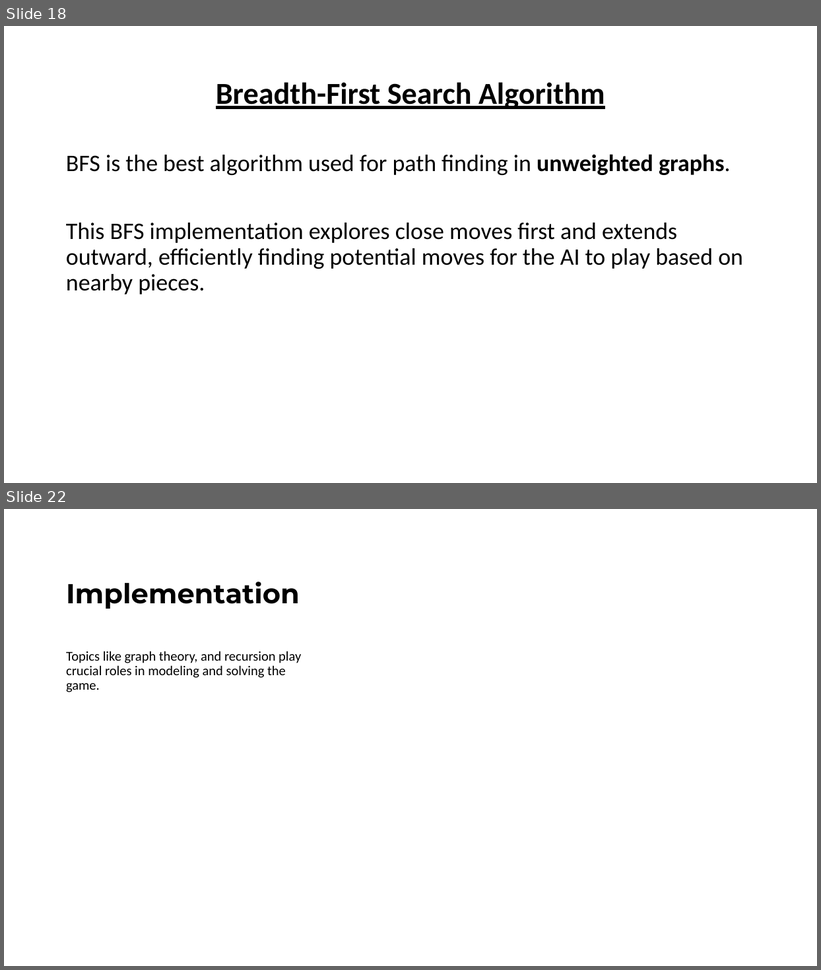
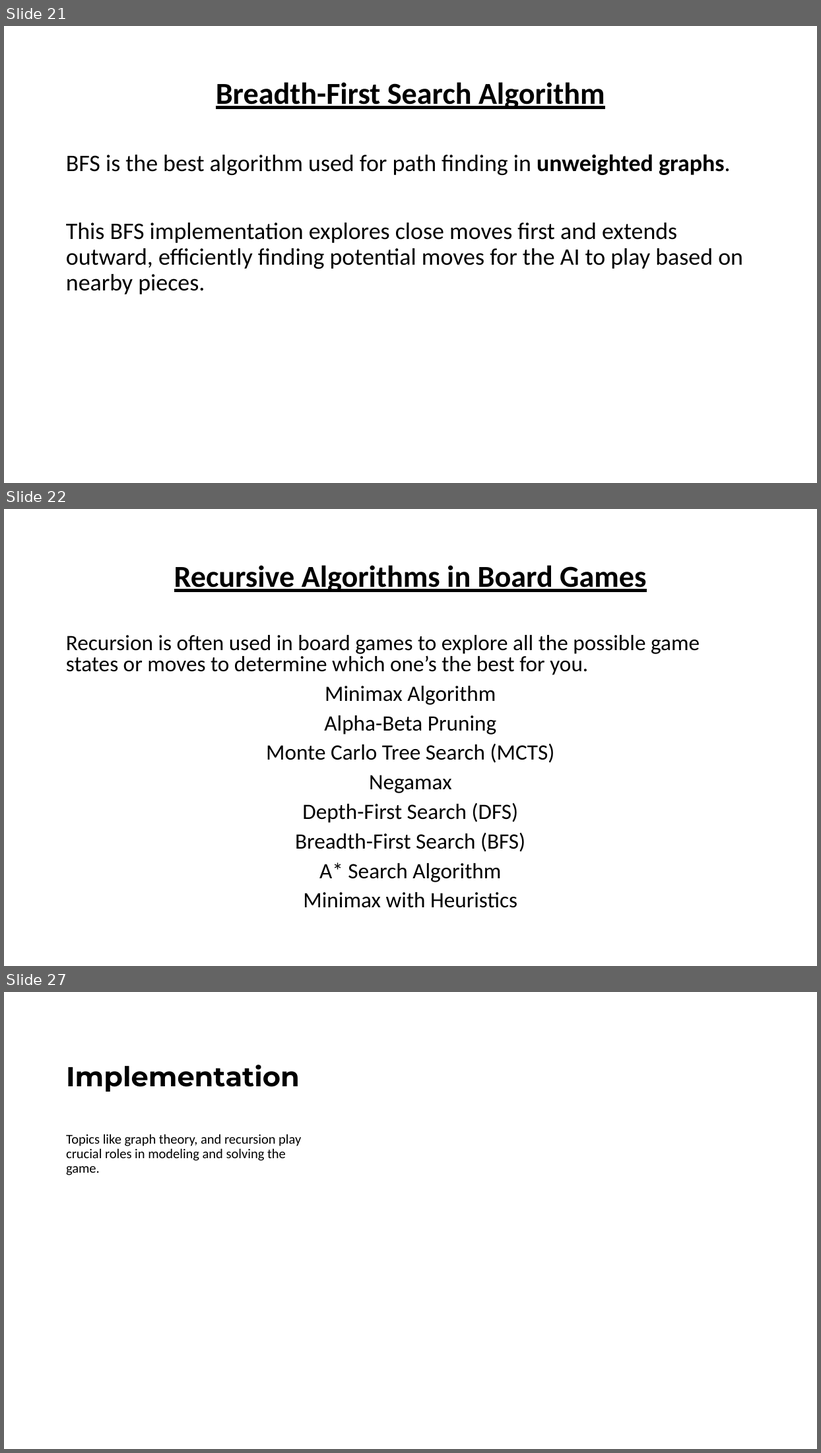
Before and after one commit to ibmbt/group5_graphtheory, a slide deck: group5_graphtheory.pptx. Shown one above the other, each under a label of ours: slides 18 and 22 before the commit, slides 21, 22 and 27 after it; the slides between them are not shown. The pictures are 821x970 and 821x1453 pixels, drawn with LibreOffice and Linux fonts; fonts in the diff are those of the drawing. Boxes give left, top, right and bottom in pixels: in the first picture for what was removed or moved away, otherwise in the second. Text is boxed around its words. In the diff, an @@ line names an element or a change of style, - is before the commit and + after.

```diff
--- a/group5_graphtheory.pptx
+++ b/group5_graphtheory.pptx
@@ slide 22 added at (4, 509, 817, 966), background #FFFFFF @@
@@ title added at (174, 565, 646, 592), 36 pt, text #000000, bold, underline @@
+Recursive Algorithms in Board Games
@@ text added at (66, 635, 700, 908), 25.9 pt, text #000000 @@
+Recursion is often used in board games to explore all the possible game states or moves to determine which one’s the best for you.
+Minimax Algorithm
+Alpha-Beta Pruning
+Monte Carlo Tree Search (MCTS)
+Negamax
+Depth-First Search (DFS)
+Breadth-First Search (BFS)
+A* Search Algorithm
+Minimax with Heuristics
@@ what was slide 18 is now slide 21 @@
@@ what was slide 22 is now slide 27 @@
```
Also in this commit, not shown: 4 other slides added, 4 other files.
